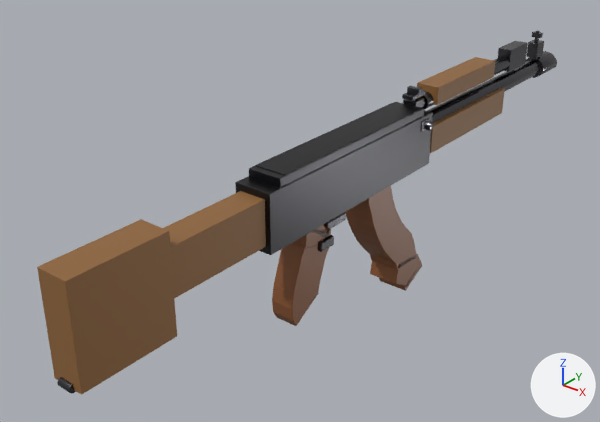
The glTF model assets/weapons/ak_viewmodel.glb as it was, and as the next commit left it.
Before and after are seen from a 50 mm lens placed at (0.556, -0.732, 0.409), pointed at (-0.083, 0.067, -0.086). Every picture has the same lights, and +X, +Y and +Z are marked at lower right. The older version comes first.

In view in the first picture: 'ak_viewmodel'.
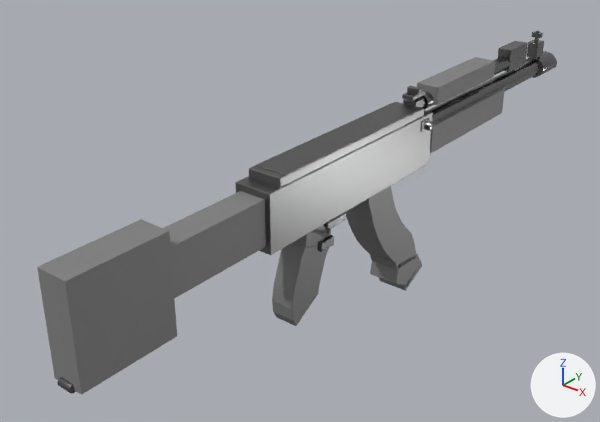
Where the change shows, as pixel boxes (x1, y1, x2, y2) in the pictures (600 x 422 px):
'ak_viewmodel', surface changed (lighter): (37, 31, 557, 395) in both

The change, as a diff of the scene's bpy script:
```diff
--- a/assets/weapons/ak_viewmodel.glb.py
+++ b/assets/weapons/ak_viewmodel.glb.py
@@ img_noise_m_bakelite @@
+img_noise_m_bakelite = load_image('NOISE_M_Bakelite', '_unpacked/NOISE_M_Bakelite', 128, 128, 'sRGB')
@@ img_noise_m_wood_grip @@
+img_noise_m_wood_grip = load_image('NOISE_M_Wood_Grip', '_unpacked/NOISE_M_Wood_Grip', 128, 128, 'sRGB')
@@ img_noise_m_gunmetal @@
+img_noise_m_gunmetal = load_image('NOISE_M_Gunmetal', '_unpacked/NOISE_M_Gunmetal', 128, 128, 'sRGB')
@@ mat_m_gunmetal @@
 mat_m_gunmetal = principled_material('M_Gunmetal')
-mat_m_gunmetal.base_color = (0.045, 0.045, 0.05)  # dark grey #3c3c3f
+mat_m_gunmetal.texture = img_noise_m_gunmetal
 mat_m_gunmetal.metallic = 1.0
@@ mat_m_wood_grip @@
 mat_m_wood_grip = principled_material('M_Wood_Grip')
-mat_m_wood_grip.base_color = (0.28, 0.13, 0.04)  # brown #906538
+mat_m_wood_grip.texture = img_noise_m_wood_grip
 mat_m_wood_grip.roughness = 0.52
@@ mat_m_bakelite @@
 mat_m_bakelite = principled_material('M_Bakelite')
-mat_m_bakelite.base_color = (0.24, 0.085, 0.028)  # brown #86522f
+mat_m_bakelite.texture = img_noise_m_bakelite
 mat_m_bakelite.roughness = 0.4
```
